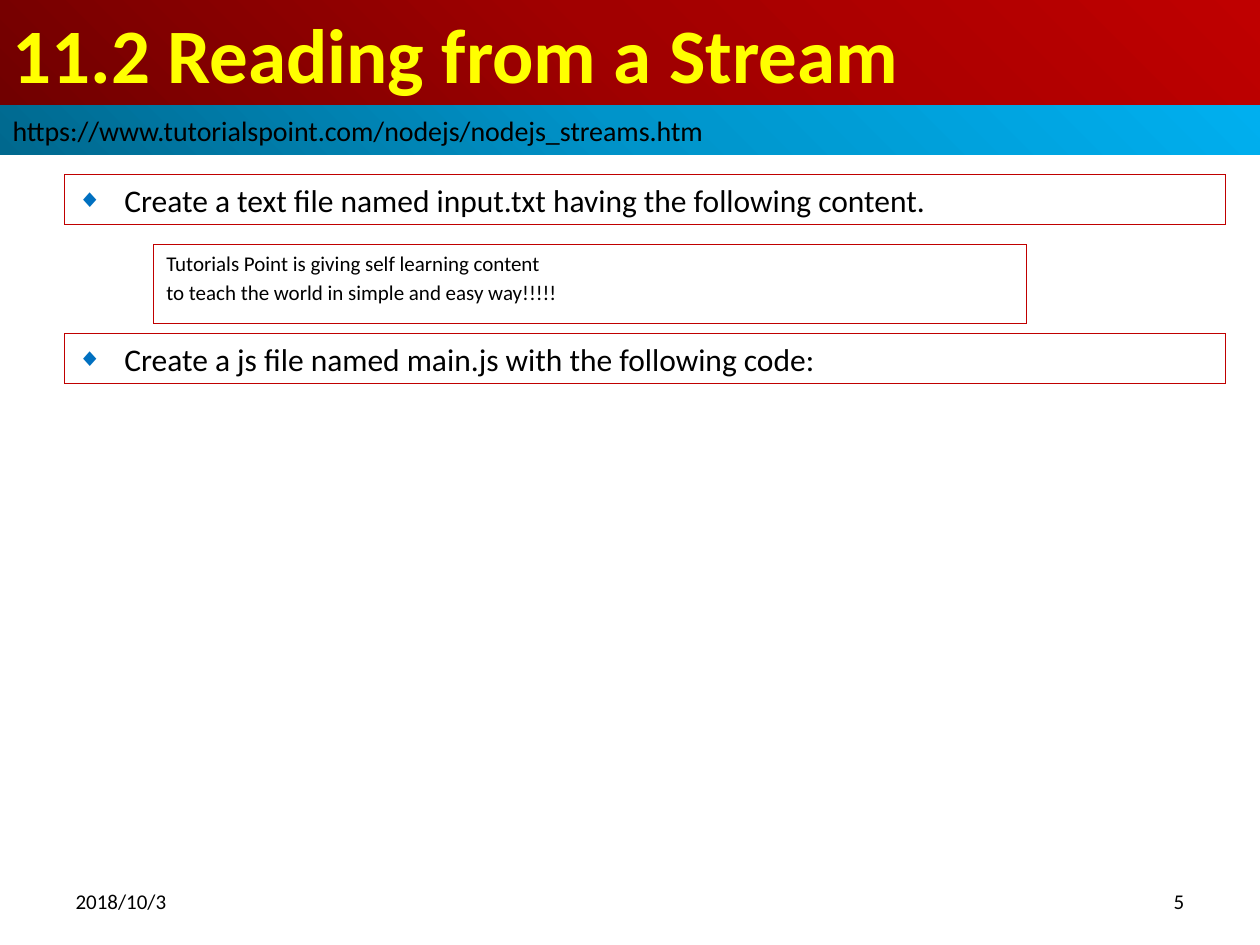
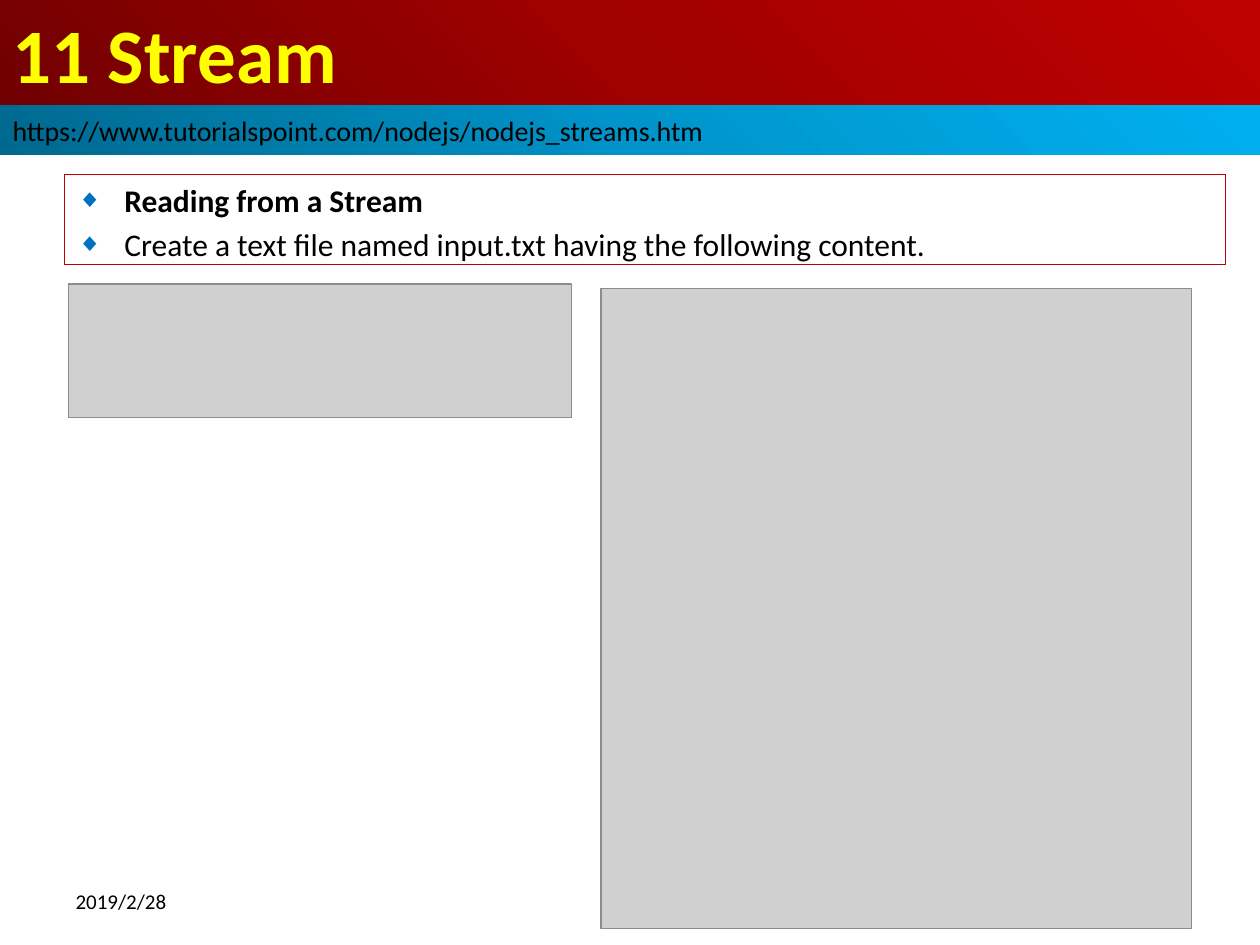
Before and after one commit to peterhchen/100-nodejs-basic, a slide deck: slide 4 of 15_Ch11_Stream.pptx (slide 5 before the commit). Drawn at 1260x945 pixels with LibreOffice and Linux fonts; fonts in the diff are those of the drawing; grey boxes stand for pictures. Boxes give left, top, right and bottom in pixels: in the first picture for what was removed or moved away, otherwise in the second. Text is boxed around its words. In the diff, an @@ line names an element or a change of style, - is before the commit and + after.

Commit message:
Stream Operation

```diff
--- a/15_Ch11_Stream.pptx
+++ b/15_Ch11_Stream.pptx
@@ title at bbox=[13, 32, 337, 84]: text changed @@
-11.2 Reading from a Stream
+11 Stream
@@ subtitle "Reading from a Stream": place and size @@
-subtitle "Reading from a Stream" at bbox=[64, 175, 1225, 224]
+subtitle "Reading from a Stream" at bbox=[64, 175, 1225, 265]
@@ subtitle at bbox=[124, 190, 423, 218]: paragraph added @@
+◆ Reading from a Stream
@@ rectangle removed at bbox=[154, 244, 1027, 324] @@
-Tutorials Point is giving self learning content
-to teach the world in simple and easy way!!!!!
@@ picture added at bbox=[69, 284, 572, 417] @@
@@ picture added at bbox=[601, 289, 1192, 929] @@
@@ rectangle removed at bbox=[64, 334, 1225, 383] @@
-◆ Create a js file named main.js with the following code:
@@ text at bbox=[76, 894, 167, 910]: text changed @@
-2018/10/3
+2019/2/28
@@ page number removed at bbox=[1174, 895, 1185, 909] @@
-5
```
Also in this commit, not shown: 4 other slides changed, 7 slides added, 3 slides removed, 6 other files.
